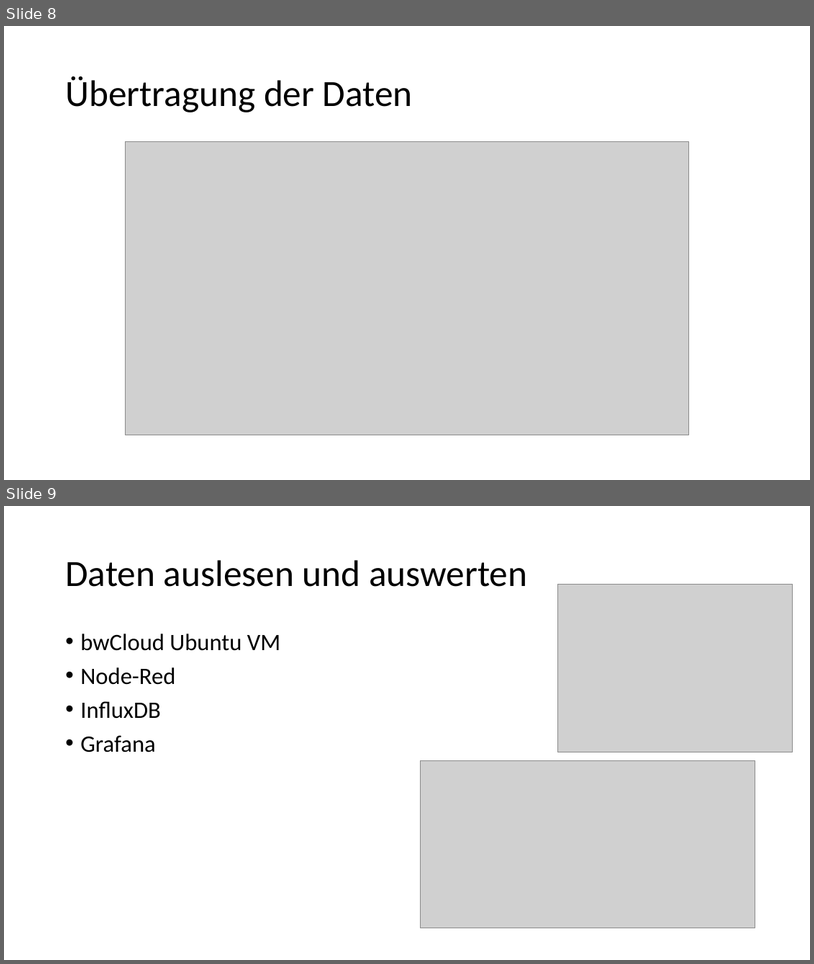
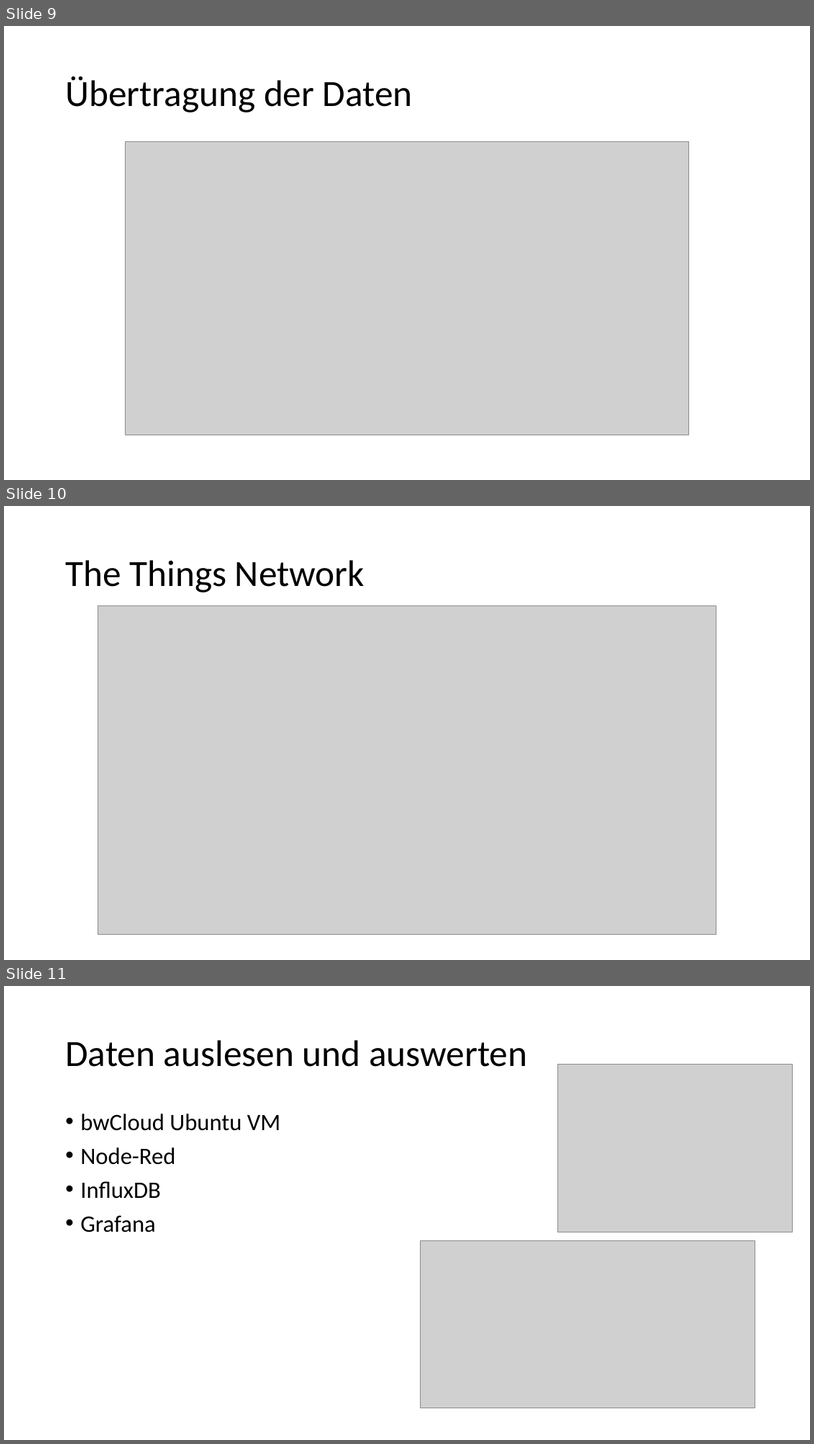
Before and after one commit to wh1tewid0w/summerschool2017, a slide deck: presentations/projectfinal-04-08-17.pptx. Shown one above the other, each under a label of ours: slides 8 and 9 before the commit, slides 9, 10 and 11 after it. The pictures are 814x964 and 814x1444 pixels, drawn with LibreOffice and Linux fonts; fonts in the diff are those of the drawing; grey boxes stand for pictures; background and template pictures are left out. Boxes give left, top, right and bottom in pixels: in the first picture for what was removed or moved away, otherwise in the second. Text is boxed around its words. In the diff, an @@ line names an element or a change of style, - is before the commit and + after.

```diff
--- a/presentations/projectfinal-04-08-17.pptx
+++ b/presentations/projectfinal-04-08-17.pptx
@@ slide 10 added at (x1=4, y1=506, x2=810, y2=960), background #FFFFFF @@
@@ title added at (x1=65, y1=560, x2=365, y2=592), 44 pt, text #000000 @@
+The Things Network
@@ picture added at (x1=98, y1=605, x2=716, y2=934) @@
@@ what was slide 8 is now slide 9 @@
@@ what was slide 9 is now slide 11 @@
```
Also in this commit, not shown: 6 slides changed, 5 other slides added, 3 slides removed, 2 other files.
